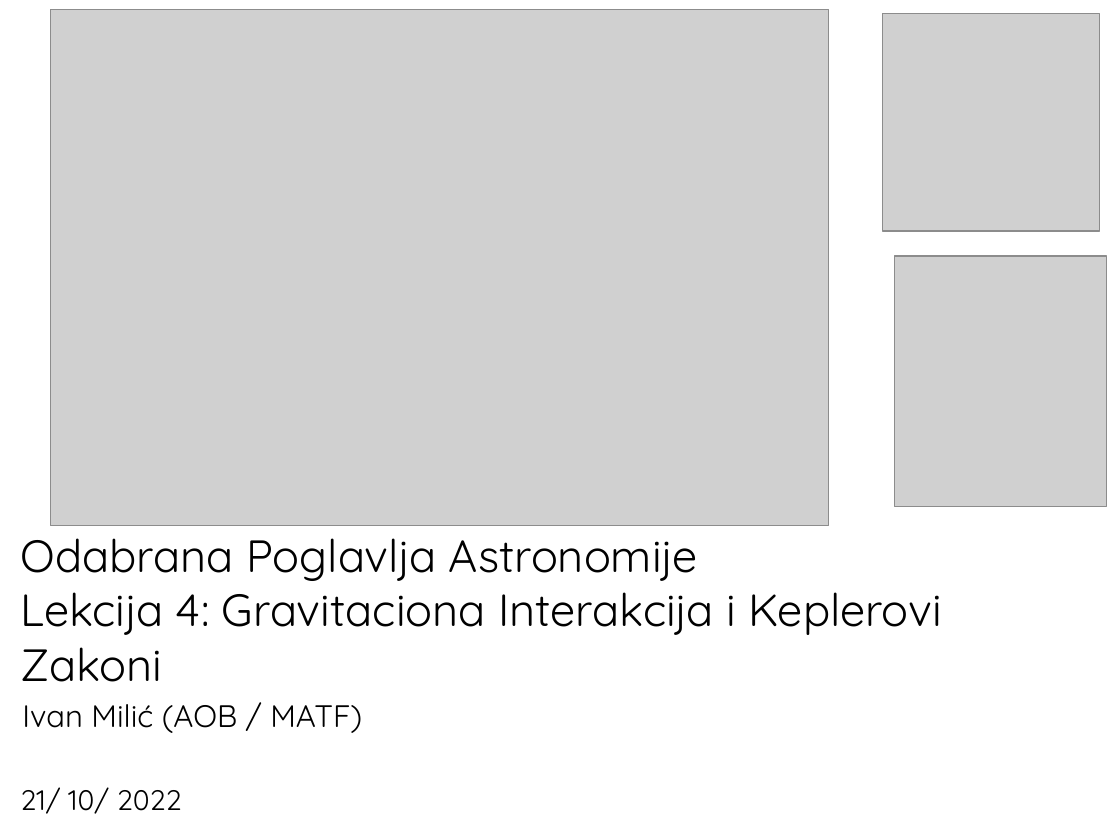
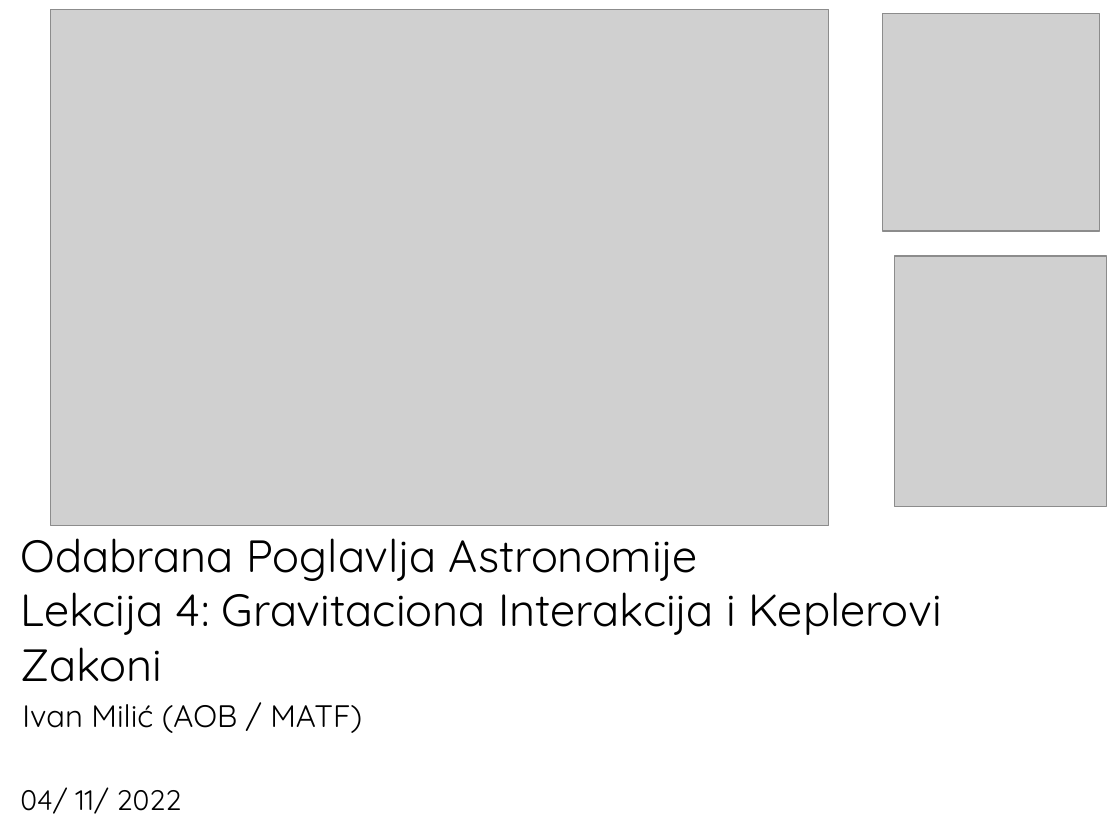
Before and after one commit to ivanzmilic/OPA22, a slide deck: slide 1 of Predavanje_04_keplerovi_zakoni.odp. Drawn at 1120x840 pixels with LibreOffice and Linux fonts; fonts in the diff are those of the drawing; grey boxes stand for pictures. Boxes give left, top, right and bottom in pixels: in the first picture for what was removed or moved away, otherwise in the second. Text is boxed around its words. In the diff, an @@ line names an element or a change of style, - is before the commit and + after.

```diff
--- a/Predavanje_04_keplerovi_zakoni.odp
+++ b/Predavanje_04_keplerovi_zakoni.odp
@@ subtitle at (20,787,182,814): text changed @@
-21/ 10/ 2022
+04/ 11/ 2022
```
Also in this commit, not shown: 5 slides added, 1 other file.
